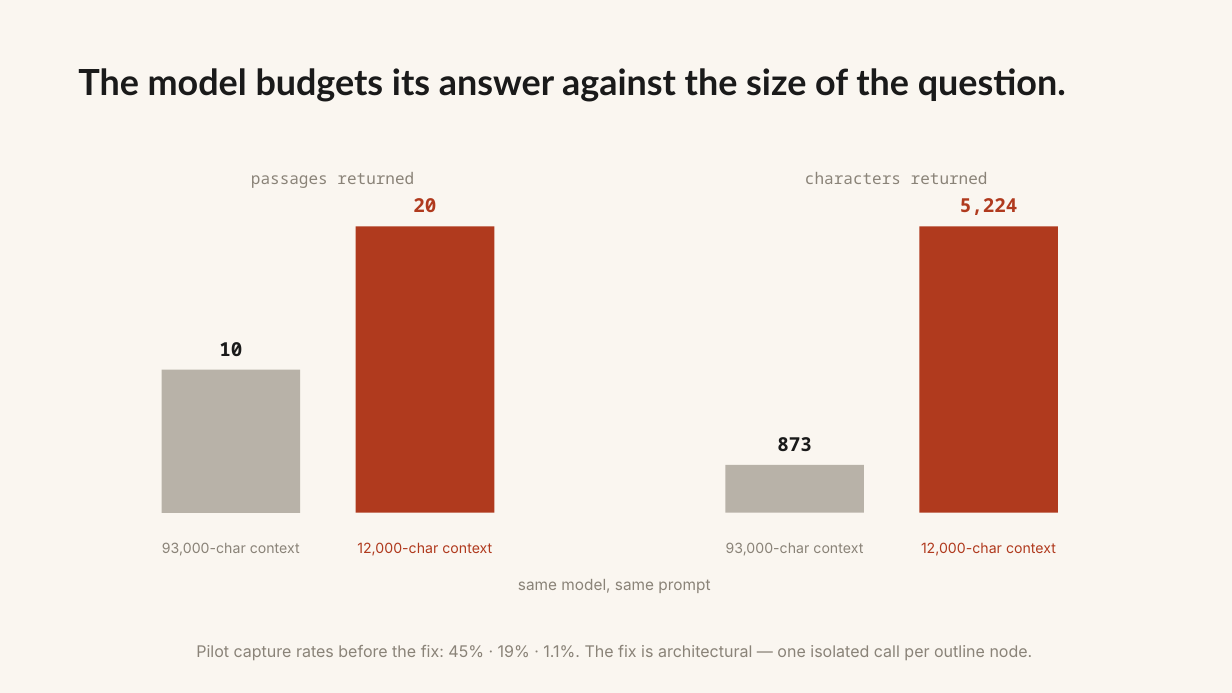
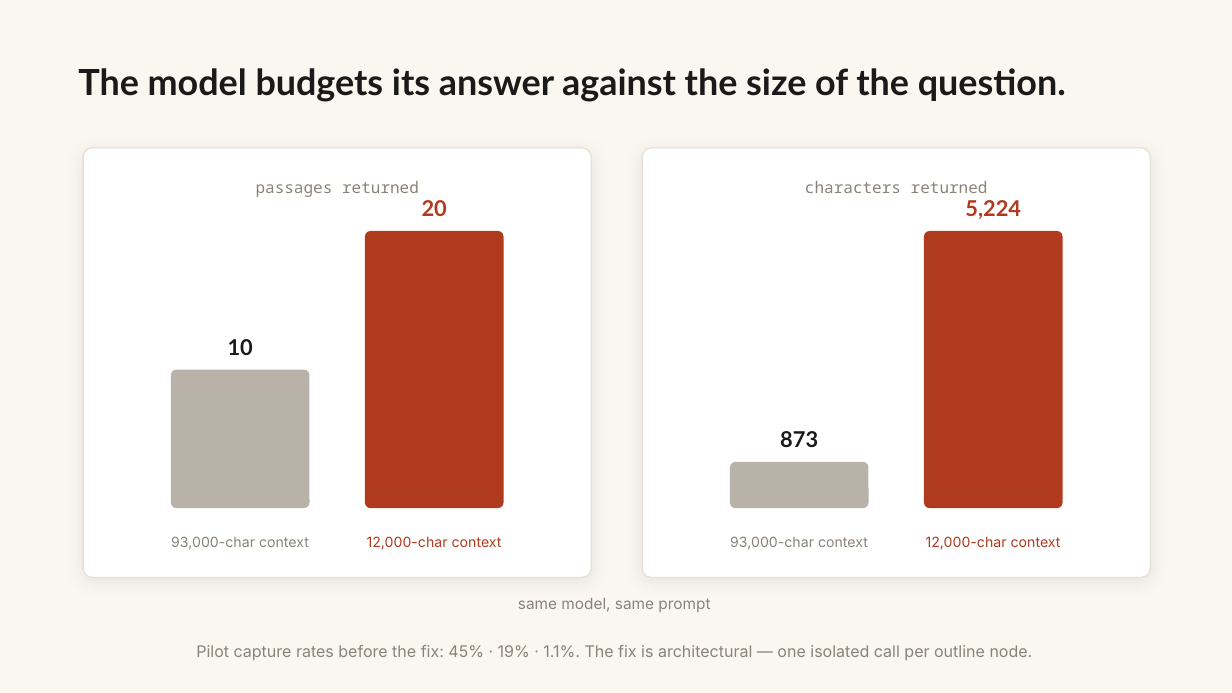
Before and after one commit to WeBuddhist/21-taras-rails, a slide deck: slide 13 of 0-INBOX/presentation-humanities-2026/verification-deck.pptx. Drawn at 1232x693 pixels with LibreOffice and Linux fonts; fonts in the diff are those of the drawing. Boxes give left, top, right and bottom in pixels: in the first picture for what was removed or moved away, otherwise in the second. Text is boxed around its words. In the diff, an @@ line names an element or a change of style, - is before the commit and + after.

```diff
--- a/0-INBOX/presentation-humanities-2026/verification-deck.pptx
+++ b/0-INBOX/presentation-humanities-2026/verification-deck.pptx
@@ rounded rectangle added at [83, 148, 592, 578], fill #FFFFFF, outline #E5E0D8 1 pt @@
@@ rounded rectangle added at [642, 148, 1151, 578], fill #FFFFFF, outline #E5E0D8 1 pt @@
@@ text "passages returned": place and size @@
-text "passages returned" at [251, 172, 414, 188]
+text "passages returned" at [256, 181, 419, 197]
@@ text "characters returned": place and size @@
-text "characters returned" at [805, 172, 988, 184]
+text "characters returned" at [805, 181, 988, 193]
@@ size 15 to 17 pt, font Noto Sans Mono to Lato in 4 elements at [965, 200, 1021, 219], [228, 339, 253, 355], [780, 431, 818, 447], [422, 200, 447, 216] @@
@@ text "20": place and size @@
-text "20" at [413, 198, 436, 212]
+text "20" at [422, 200, 447, 216]
@@ rounded rectangle: place and size @@
-rounded rectangle at [356, 226, 494, 513]
+rounded rectangle at [365, 231, 504, 508]
@@ rounded rectangle: place and size @@
-rounded rectangle at [920, 226, 1058, 513]
+rounded rectangle at [924, 231, 1063, 508]
@@ text "10": place and size @@
-text "10" at [219, 342, 242, 356]
+text "10" at [228, 339, 253, 355]
@@ rectangle to rounded rectangle in 4 elements at [924, 231, 1063, 508], [730, 462, 869, 508], [365, 231, 504, 508], [171, 370, 310, 508] @@
@@ rounded rectangle: place and size @@
-rounded rectangle at [162, 370, 300, 513]
+rounded rectangle at [171, 370, 310, 508]
@@ rounded rectangle: place and size @@
-rounded rectangle at [726, 465, 864, 513]
+rounded rectangle at [730, 462, 869, 508]
@@ text "93,000-char context": place and size @@
-text "93,000-char context" at [162, 542, 300, 556]
+text "93,000-char context" at [171, 536, 309, 550]
@@ text "12,000-char context": place and size @@
-text "12,000-char context" at [357, 542, 492, 556]
+text "12,000-char context" at [367, 536, 502, 550]
@@ text "93,000-char context": place and size @@
-text "93,000-char context" at [726, 542, 863, 555]
+text "93,000-char context" at [730, 536, 868, 550]
@@ text "12,000-char context": place and size @@
-text "12,000-char context" at [921, 542, 1056, 556]
+text "12,000-char context" at [926, 536, 1061, 550]
@@ text "same model, same prompt": place and size @@
-text "same model, same prompt" at [518, 579, 710, 593]
+text "same model, same prompt" at [518, 598, 710, 612]
```
Also in this commit, not shown: 31 other slides changed.
